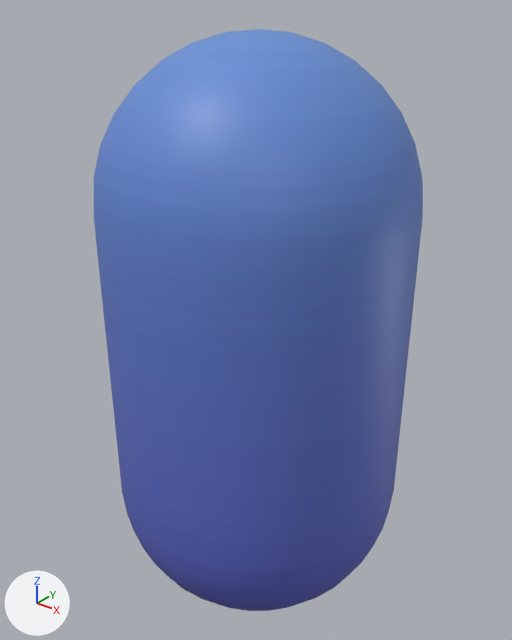
What one commit did to the FBX model Samples~/Shared Assets/Art/Characters/PillCharacter.fbx.
One viewpoint serves both versions: a 50 mm camera at (1.33, -1.672, 2.134) aimed at (-0.031, 0.03, 1.079). Every picture has the same lights, and +X, +Y and +Z are marked at lower left. The picture after the commit comes second. Where no turn or scale is listed for an object, it has been applied to the vertices.

The first picture shows 'PillCharacterMesh'.
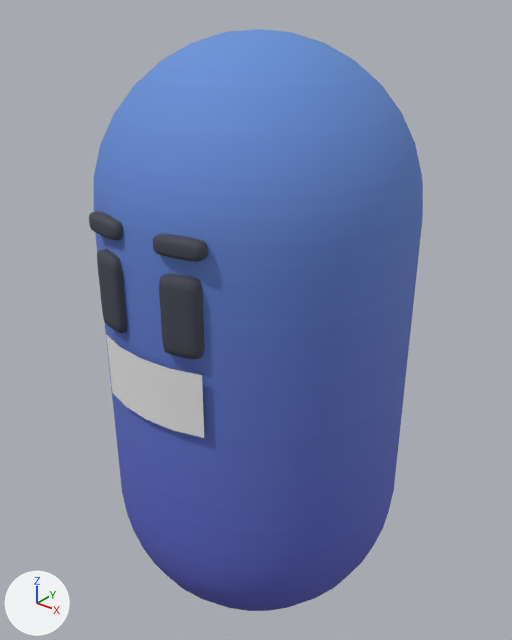
The edits, one by one:
In material 'Material.002' (mat_material_002), roughness goes from 0.5 to 0.783.
Material 'FacePlane' (mat_faceplane) is new.
Its base color is (0.8, 0.8, 0.8) (white #e7e7e7).
Its roughness is 0.9.
Mesh me_cube_001 is new.
It has 520 vertices, 512 faces and spans x -0.21..0.21, y -0.516..-0.454, z 1.216..1.553.
It uses material mat_material_002 (picture img_colormap_png).
Mesh me_plane_001 is new.
It has 25 vertices, 16 faces and spans x -0.192..0.192, y -0.518..-0.48, z 0.944..1.146.
It uses material mat_faceplane (white #e7e7e7).
Object 'Eyes' (ob_eyes) is new; it shows me_cube_001.
Its location is (0.0, 0.0, 0.0).
Object 'Mouth Plane' (ob_mouth_plane) is new; it shows me_plane_001.
Its location is (0.0, 0.0, 0.03).

Location of each change, [x1, y1, x2, y2] in pixels of the pictures (512 x 640 px):
'PillCharacterMesh', surface changed
    both: [94, 86, 413, 455]
'Eyes', added
    after: [89, 211, 208, 359]
'Mouth Plane', added
    after: [106, 335, 204, 438]
